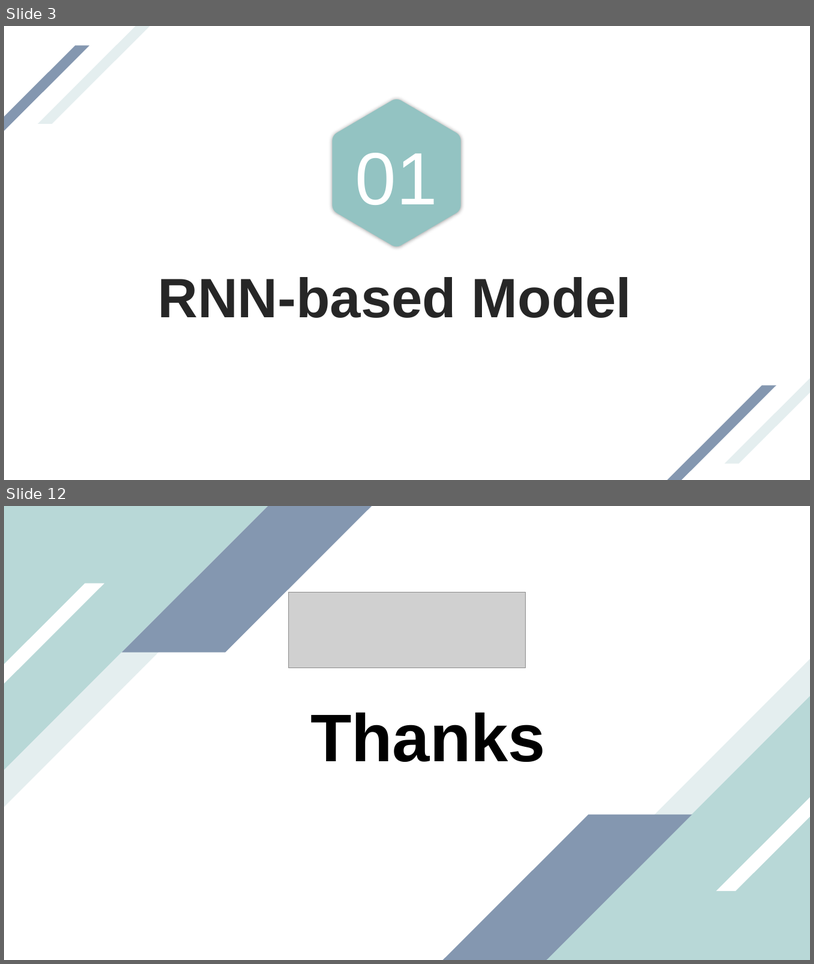
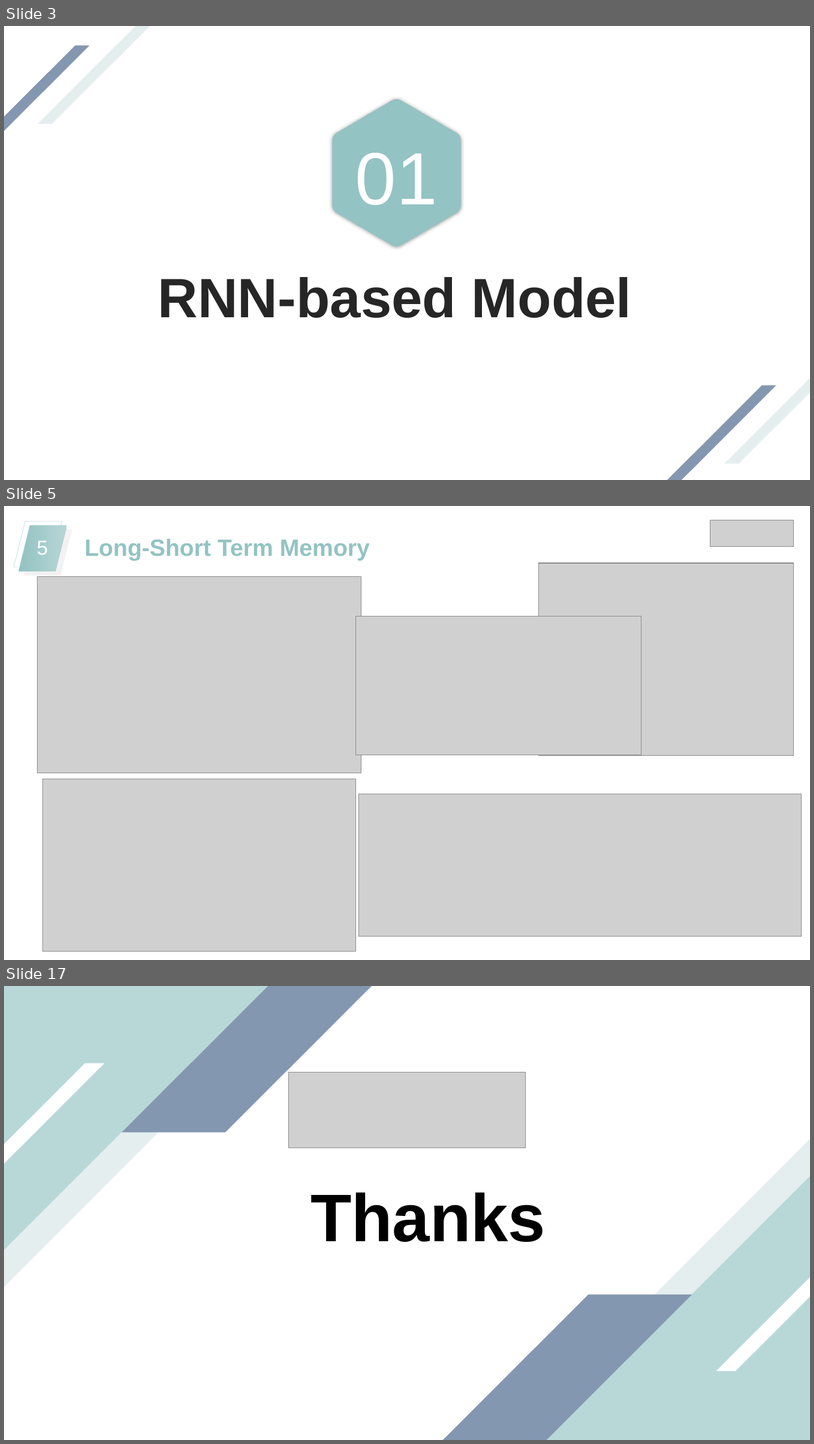
Before and after one commit to Rcrossmeister/CI, a slide deck: Pre/CI-Presentation-hongzijin.pptx. Shown one above the other, each under a label of ours: slides 3 and 12 before the commit, slides 3, 5 and 17 after it; the slides between them are not shown. The pictures are 814x964 and 814x1444 pixels, drawn with LibreOffice and Linux fonts; fonts in the diff are those of the drawing; grey boxes stand for pictures. Boxes give left, top, right and bottom in pixels: in the first picture for what was removed or moved away, otherwise in the second. Text is boxed around its words. In the diff, an @@ line names an element or a change of style, - is before the commit and + after.

```diff
--- a/Pre/CI-Presentation-hongzijin.pptx
+++ b/Pre/CI-Presentation-hongzijin.pptx
@@ slide 5 added at [4, 506, 810, 960], background #FFFFFF @@
@@ parallelogram added at [14, 521, 62, 567], outline #BAD7D7 0.25 pt @@
@@ picture added at [711, 520, 794, 547] @@
@@ parallelogram added at [18, 525, 67, 571], fill gradient #93C3C2 to #B7D5D5 @@
@@ parallelogram added at [24, 529, 72, 576], fill #F2F2F2 @@
@@ page number added at [37, 541, 48, 555], 24 pt, text #FFFFFF @@
+5
@@ text added at [84, 538, 370, 561], 28 pt, text #93C3C2, bold @@
+Long-Short Term Memory
@@ picture added at [37, 576, 361, 772] @@
@@ picture added at [539, 563, 794, 755] @@
@@ picture added at [356, 616, 642, 754] @@
@@ picture added at [43, 779, 356, 951] @@
@@ picture added at [359, 794, 801, 936] @@
@@ what was slide 12 is now slide 17 @@
```
Also in this commit, not shown: 1 slide changed, 11 other slides added, 7 slides removed, 15 other files.
